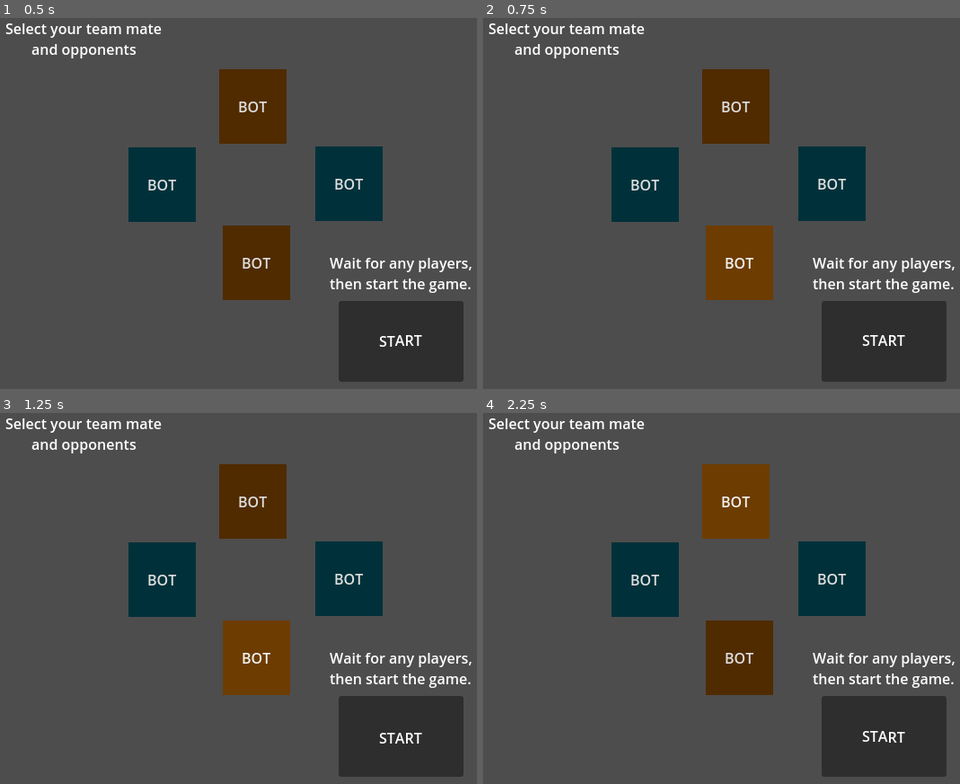
Above: before the commit, frames 1-4 (two rows, left to right).
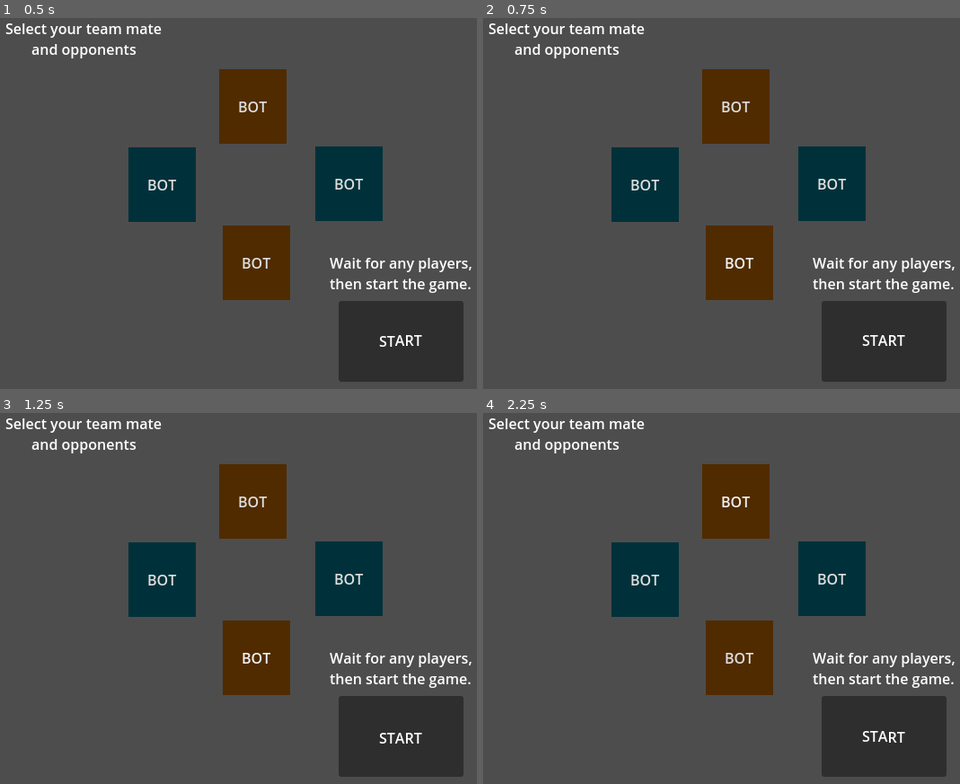
Above: after the commit, the same moments.

Repository: manuq/godot-multiplayer-selection-example
Game: Godot game, scene res://player_selection.tscn
The game is run twice, just before and just after one commit, with the same random seed, the same clock (stepped at 60 frames per second) and the same inputs. This scene is started directly instead of the project's main scene.
Inputs:
- Up to frame 1 (0.5 s): no input
- Up to frame 2 (0.75 s): click "BOT" at 0.5 s
- Up to frame 3 (1.25 s): no input
- Up to frame 4 (2.25 s): click "BOT" at 1.25 s; click "BOT" at 2 s

Frame 1 is identical in both runs. In frame 2, 2.7% of the frame differs, in the area x 46-61%, y 55-77%; in frame 3, 2.7%; in frame 4, 2.7%.
Error in both runs: Invalid access to property or key '1' on a base object of type 'Dictionary'. (res://global.gd:68)

Commit message:
Signal handler improvements

Diff:
--- a/player_selection.gd
+++ b/player_selection.gd
@@ -33,22 +33,13 @@
 func _ready():
 	_update_players()
 	Global.players_changed.connect(_update_players)
+	for player: Global.Players in _buttons_by_player.keys():
+		var button: Button = _buttons_by_player[player]
+		button.pressed.connect(_on_player_button_pressed.bind(player))
 
 
-func _on_team_ap_1_button_pressed():
-	Global.request_player_change.rpc_id(1, Global.Players.TeamAP1)
-
-
-func _on_team_bp_1_button_pressed():
-	Global.request_player_change.rpc_id(1, Global.Players.TeamBP1)
-
-
-func _on_team_ap_2_button_pressed():
-	Global.request_player_change.rpc_id(1, Global.Players.TeamAP2)
-
-
-func _on_team_bp_2_button_pressed():
-	Global.request_player_change.rpc_id(1, Global.Players.TeamBP2)
+func _on_player_button_pressed(player):
+	Global.request_player_change.rpc_id(1, player)
 
 
 func _on_start_button_pressed():
--- a/player_selection.tscn
+++ b/player_selection.tscn
@@ -1,18 +1,12 @@
-[gd_scene load_steps=6 format=3 uid="uid://qiu3vk6vtkq0"]
+[gd_scene load_steps=4 format=3 uid="uid://qiu3vk6vtkq0"]
 
 [ext_resource type="Script" path="res://player_selection.gd" id="1_wfhsi"]
 
 [sub_resource type="StyleBoxFlat" id="StyleBoxFlat_64hnu"]
 bg_color = Color(0.314632, 0.167372, 0, 1)
 
-[sub_resource type="StyleBoxFlat" id="StyleBoxFlat_k3g3d"]
-bg_color = Color(0.426496, 0.234669, 0, 1)
-
 [sub_resource type="StyleBoxFlat" id="StyleBoxFlat_emc5h"]
 bg_color = Color(0, 0.194301, 0.228447, 1)
-
-[sub_resource type="StyleBoxFlat" id="StyleBoxFlat_cx8le"]
-bg_color = Color(4.9334e-07, 0.258184, 0.301079, 1)
 
 [node name="player selection" type="Control"]
 layout_mode = 3
@@ -31,10 +25,10 @@
 offset_right = 373.0
 offset_bottom = 373.0
 theme_override_styles/normal = SubResource("StyleBoxFlat_64hnu")
-theme_override_styles/hover = SubResource("StyleBoxFlat_k3g3d")
-theme_override_styles/pressed = SubResource("StyleBoxFlat_k3g3d")
-theme_override_styles/disabled = SubResource("StyleBoxFlat_k3g3d")
-theme_override_styles/focus = SubResource("StyleBoxFlat_k3g3d")
+theme_override_styles/hover = SubResource("StyleBoxFlat_64hnu")
+theme_override_styles/pressed = SubResource("StyleBoxFlat_64hnu")
+theme_override_styles/disabled = SubResource("StyleBoxFlat_64hnu")
+theme_override_styles/focus = SubResource("StyleBoxFlat_64hnu")
 text = "BOT"
 text_overrun_behavior = 4
 
@@ -46,10 +40,10 @@
 offset_right = 476.0
 offset_bottom = 285.0
 theme_override_styles/normal = SubResource("StyleBoxFlat_emc5h")
-theme_override_styles/hover = SubResource("StyleBoxFlat_cx8le")
-theme_override_styles/pressed = SubResource("StyleBoxFlat_cx8le")
-theme_override_styles/disabled = SubResource("StyleBoxFlat_cx8le")
-theme_override_styles/focus = SubResource("StyleBoxFlat_cx8le")
+theme_override_styles/hover = SubResource("StyleBoxFlat_emc5h")
+theme_override_styles/pressed = SubResource("StyleBoxFlat_emc5h")
+theme_override_styles/disabled = SubResource("StyleBoxFlat_emc5h")
+theme_override_styles/focus = SubResource("StyleBoxFlat_emc5h")
 text = "BOT"
 text_overrun_behavior = 4
 
@@ -61,10 +55,10 @@
 offset_right = 369.0
 offset_bottom = 199.0
 theme_override_styles/normal = SubResource("StyleBoxFlat_64hnu")
-theme_override_styles/hover = SubResource("StyleBoxFlat_k3g3d")
-theme_override_styles/pressed = SubResource("StyleBoxFlat_k3g3d")
-theme_override_styles/disabled = SubResource("StyleBoxFlat_k3g3d")
-theme_override_styles/focus = SubResource("StyleBoxFlat_k3g3d")
+theme_override_styles/hover = SubResource("StyleBoxFlat_64hnu")
+theme_override_styles/pressed = SubResource("StyleBoxFlat_64hnu")
+theme_override_styles/disabled = SubResource("StyleBoxFlat_64hnu")
+theme_override_styles/focus = SubResource("StyleBoxFlat_64hnu")
 text = "BOT"
 text_overrun_behavior = 4
 
@@ -76,10 +70,10 @@
 offset_right = 268.0
 offset_bottom = 286.0
 theme_override_styles/normal = SubResource("StyleBoxFlat_emc5h")
-theme_override_styles/hover = SubResource("StyleBoxFlat_cx8le")
-theme_override_styles/pressed = SubResource("StyleBoxFlat_cx8le")
-theme_override_styles/disabled = SubResource("StyleBoxFlat_cx8le")
-theme_override_styles/focus = SubResource("StyleBoxFlat_cx8le")
+theme_override_styles/hover = SubResource("StyleBoxFlat_emc5h")
+theme_override_styles/pressed = SubResource("StyleBoxFlat_emc5h")
+theme_override_styles/disabled = SubResource("StyleBoxFlat_emc5h")
+theme_override_styles/focus = SubResource("StyleBoxFlat_emc5h")
 text = "BOT"
 text_overrun_behavior = 4
 
@@ -128,6 +122,7 @@
 [node name="StartButton" type="Button" parent="."]
 unique_name_in_owner = true
 visible = false
+layout_mode = 0
 offset_left = 427.0
 offset_top = 374.0
 offset_right = 566.0
@@ -150,8 +145,4 @@
 text = "[center][wave]START[/wave][/center]"
 fit_content = true
 
-[connection signal="pressed" from="TeamAP1Button" to="." method="_on_team_ap_1_button_pressed"]
-[connection signal="pressed" from="TeamBP1Button" to="." method="_on_team_bp_1_button_pressed"]
-[connection signal="pressed" from="TeamAP2Button" to="." method="_on_team_ap_2_button_pressed"]
-[connection signal="pressed" from="TeamBP2Button" to="." method="_on_team_bp_2_button_pressed"]
 [connection signal="pressed" from="StartButton" to="." method="_on_start_button_pressed"]
